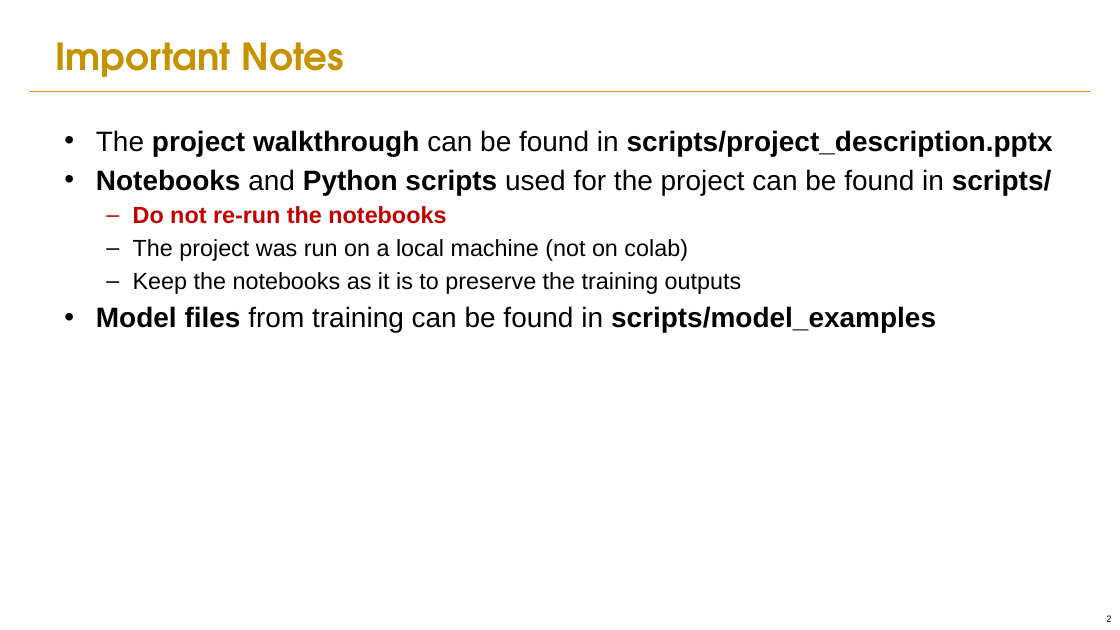
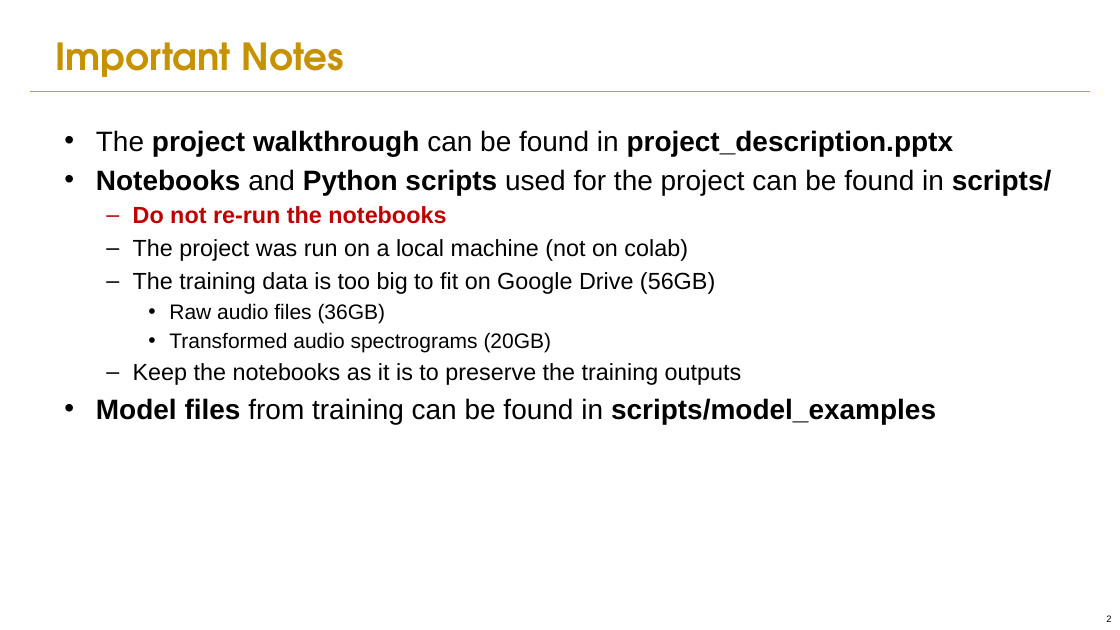
Before and after one commit to ongkoonhan/deep_learning_jumpstart_workshop_1, a slide deck: slide 2 of PROJECT_README.pptx. Drawn at 1120x630 pixels with LibreOffice and Linux fonts; fonts in the diff are those of the drawing; background and template pictures are left out. Boxes give left, top, right and bottom in pixels: in the first picture for what was removed or moved away, otherwise in the second. Text is boxed around its words. In the diff, an @@ line names an element or a change of style, - is before the commit and + after.

```diff
--- a/PROJECT_README.pptx
+++ b/PROJECT_README.pptx
@@ text at box(96, 130, 954, 156): text changed @@
-• The project walkthrough can be found in scripts/project_description.pptx
+• The project walkthrough can be found in project_description.pptx
@@ text at box(133, 272, 715, 353): paragraphs added @@
+  – The training data is too big to fit on Google Drive (56GB)
+    • Raw audio files (36GB)
+    • Transformed audio spectrograms (20GB)
```
Also in this commit, not shown: 3 other files.
